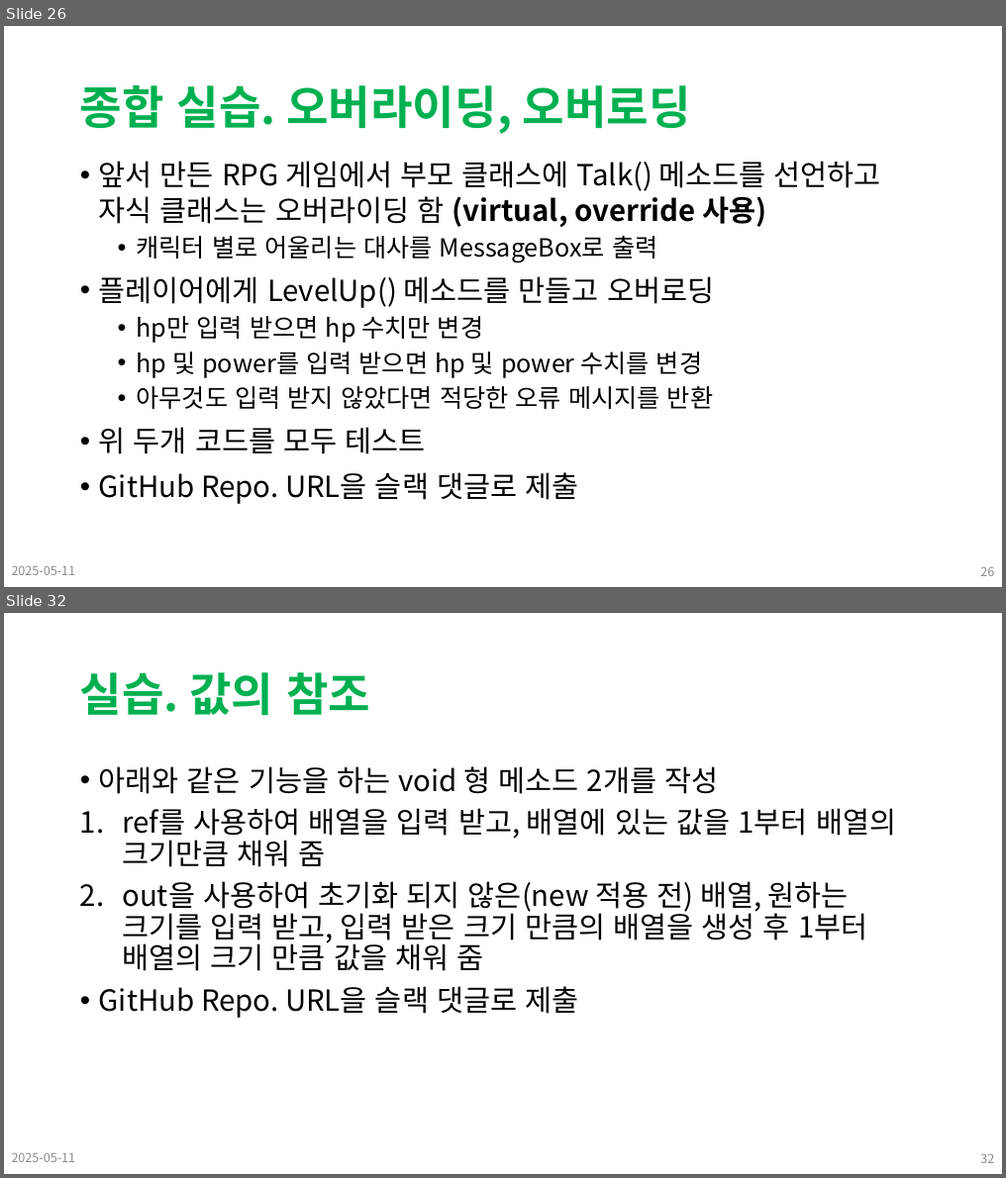
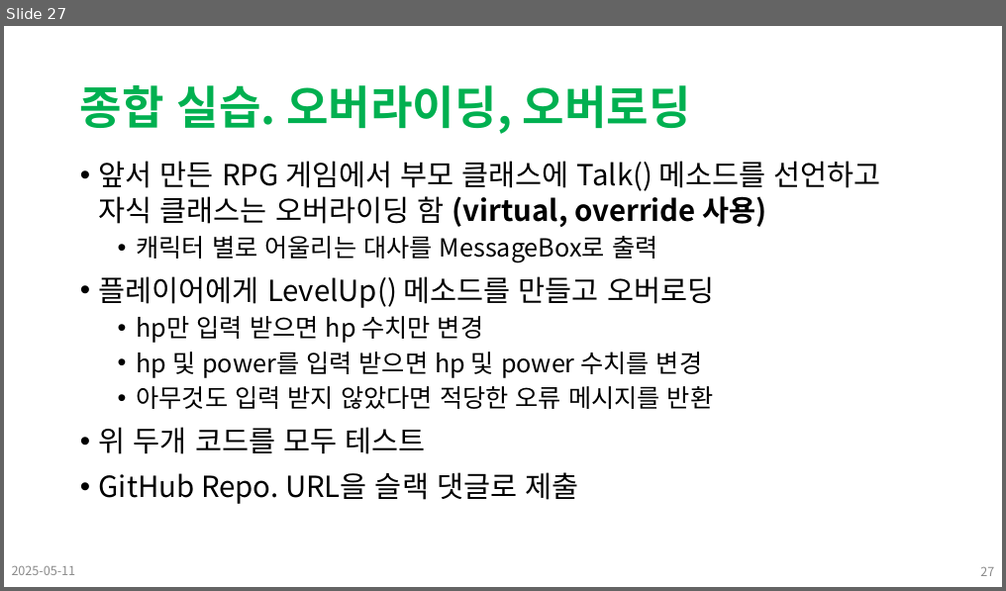
Before and after one commit to Leader-Lesson/KDT_SF_Short_5th, a slide deck: material/12_CSharp_심화문법 (상속).pptx. Shown one above the other, each under a label of ours: slides 26 and 32 before the commit, slide 27 after it; the slides between them are not shown. The pictures are 1006x1178 and 1006x591 pixels, drawn with LibreOffice and Linux fonts; fonts in the diff are those of the drawing; background and template pictures are left out. Boxes give left, top, right and bottom in pixels: in the first picture for what was removed or moved away, otherwise in the second. Text is boxed around its words. In the diff, an @@ line names an element or a change of style, - is before the commit and + after.

```diff
--- a/material/12_CSharp_심화문법 (상속).pptx
+++ b/material/12_CSharp_심화문법 (상속).pptx
@@ slide 32 removed at (x1=4, y1=613, x2=1002, y2=1174), background #FFFFFF @@
@@ title removed at (x1=80, y1=672, x2=370, y2=715) @@
-실습. 값의 참조
@@ text removed at (x1=99, y1=766, x2=896, y2=1018) @@
-• 아래와 같은 기능을 하는 void 형 메소드 2개를 작성
-1. ref를 사용하여 배열을 입력 받고, 배열에 있는 값을 1부터 배열의 크기만큼 채워 줌
-2. out을 사용하여 초기화 되지 않은(new 적용 전) 배열, 원하는 크기를 입력 받고, 입력 받은 크기 만큼의 배열을 생성 후 1부터 배열의 크기 만큼 값을 채워 줌
-• GitHub Repo. URL을 슬랙 댓글로 제출
@@ text removed at (x1=12, y1=1154, x2=76, y2=1162) @@
-2025-05-11
@@ page number removed at (x1=980, y1=1155, x2=994, y2=1163) @@
-32
@@ what was slide 26 is now slide 27 @@
@@ page number at (x1=980, y1=568, x2=994, y2=576): text changed @@
-26
+27
```
Also in this commit, not shown: 1 slide changed, 1 slide added, 9 other slides removed, 5 other files.
